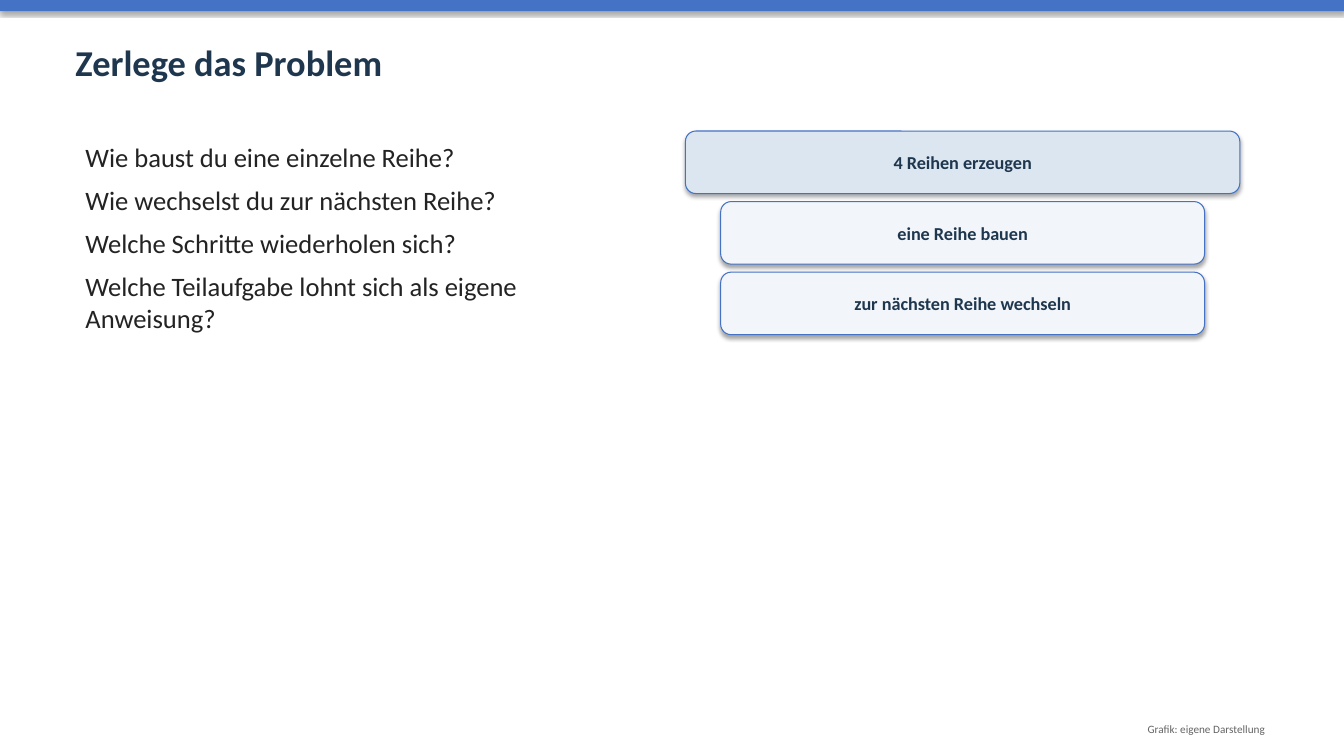
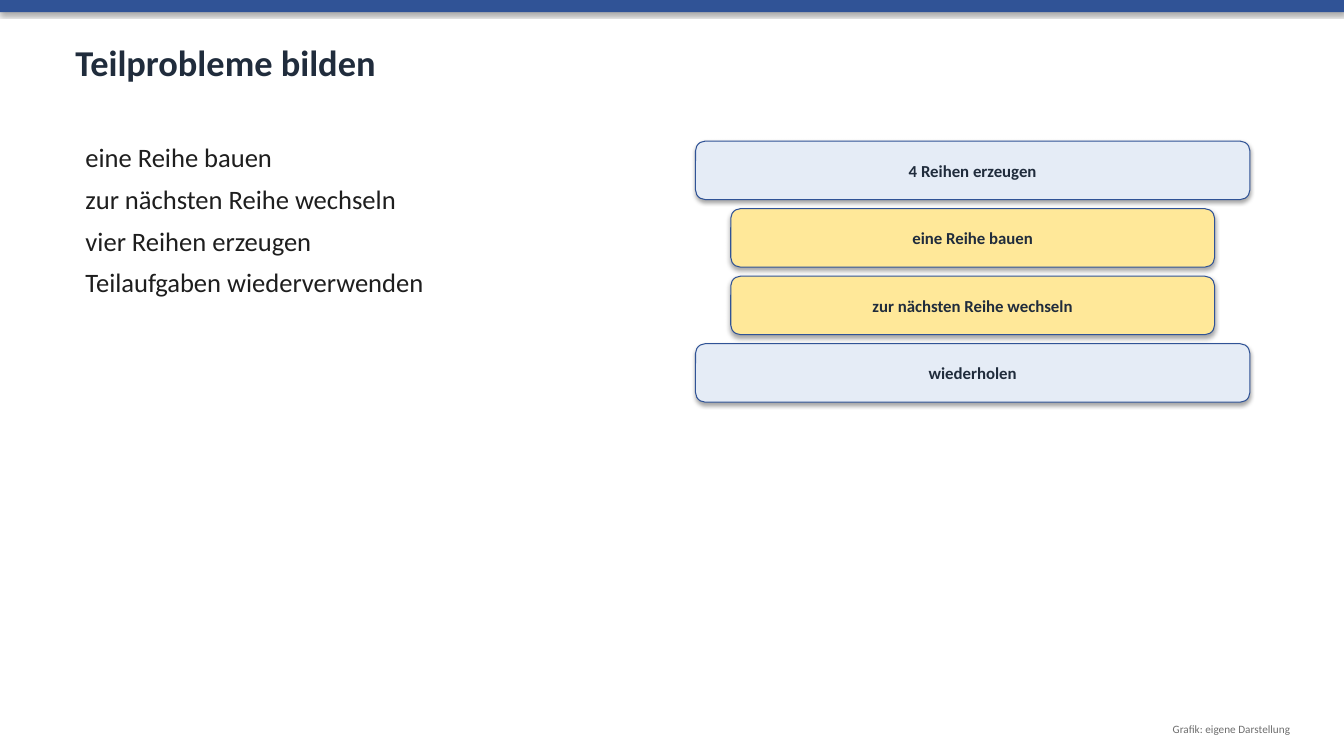
Before and after one commit to audipz/Unterrichtsmaterial_Oberschule_Sachsen, a slide deck: slide 4 of Unterrichtsmaterial_Oberschule_Sachsen/Klasse_8/03_Robot_Karol/05_Praesentationen/05_Karol_Projekt.pptx. Drawn at 1344x756 pixels with LibreOffice and Linux fonts; fonts in the diff are those of the drawing. Boxes give left, top, right and bottom in pixels: in the first picture for what was removed or moved away, otherwise in the second. Text is boxed around its words. In the diff, an @@ line names an element or a change of style, - is before the commit and + after.

```diff
--- a/Unterrichtsmaterial_Oberschule_Sachsen/Klasse_8/03_Robot_Karol/05_Praesentationen/05_Karol_Projekt.pptx
+++ b/Unterrichtsmaterial_Oberschule_Sachsen/Klasse_8/03_Robot_Karol/05_Praesentationen/05_Karol_Projekt.pptx
@@ rectangle at [0, 0, 1344, 12]: fill #4472C4 to #305396 @@
@@ text at [75, 50, 376, 82]: text changed; text colour #1F374E to #202C3C @@
-Zerlege das Problem
+Teilprobleme bilden
@@ text at [85, 148, 423, 297]: text changed; text colour #232323 to #1E1E1E @@
-Wie baust du eine einzelne Reihe?
-Wie wechselst du zur nächsten Reihe?
-Welche Schritte wiederholen sich?
-Welche Teilaufgabe lohnt sich als eigene Anweisung?
+eine Reihe bauen
+zur nächsten Reihe wechseln
+vier Reihen erzeugen
+Teilaufgaben wiederverwenden
@@ rounded rectangle "4 Reihen erzeugen": place and size @@
-rounded rectangle "4 Reihen erzeugen" at [686, 131, 1240, 194]
+rounded rectangle "4 Reihen erzeugen" at [696, 141, 1250, 200]
@@ rounded rectangle "4 Reihen erzeugen" at [696, 141, 1250, 200]: size 13 to 12 pt, text colour #1F374E to #202C3C; fill #DCE6F1 to #E5ECF6; outline #4472C4 0.75 pt to #305396 0.75 pt @@
@@ rounded rectangle "eine Reihe bauen" at [731, 209, 1215, 267]: size 13 to 12 pt, text colour #1F374E to #202C3C; fill #F2F6FA to #FFE899; outline #4472C4 0.75 pt to #305396 0.75 pt @@
@@ rounded rectangle "eine Reihe bauen": place and size @@
-rounded rectangle "eine Reihe bauen" at [721, 202, 1205, 264]
+rounded rectangle "eine Reihe bauen" at [731, 209, 1215, 267]
@@ rounded rectangle "zur nächsten Reihe wechseln": place and size @@
-rounded rectangle "zur nächsten Reihe wechseln" at [721, 272, 1205, 335]
+rounded rectangle "zur nächsten Reihe wechseln" at [731, 276, 1215, 335]
@@ rounded rectangle "zur nächsten Reihe wechseln" at [731, 276, 1215, 335]: size 13 to 12 pt, text colour #1F374E to #202C3C; fill #F2F6FA to #FFE899; outline #4472C4 0.75 pt to #305396 0.75 pt @@
@@ rounded rectangle added at [696, 344, 1250, 402], fill #E5ECF6, outline #305396 0.75 pt, 12 pt, text #202C3C, bold @@
+wiederholen
@@ text "Grafik: eigene Darstellung": place and size @@
-text "Grafik: eigene Darstellung" at [1148, 725, 1265, 735]
+text "Grafik: eigene Darstellung" at [1173, 725, 1290, 735]
@@ text "Grafik: eigene Darstellung" at [1173, 725, 1290, 735]: text colour #646464 to #6E6E6E @@
```
Also in this commit, not shown: 7 other slides changed, 2 slides removed, 9 other files.
